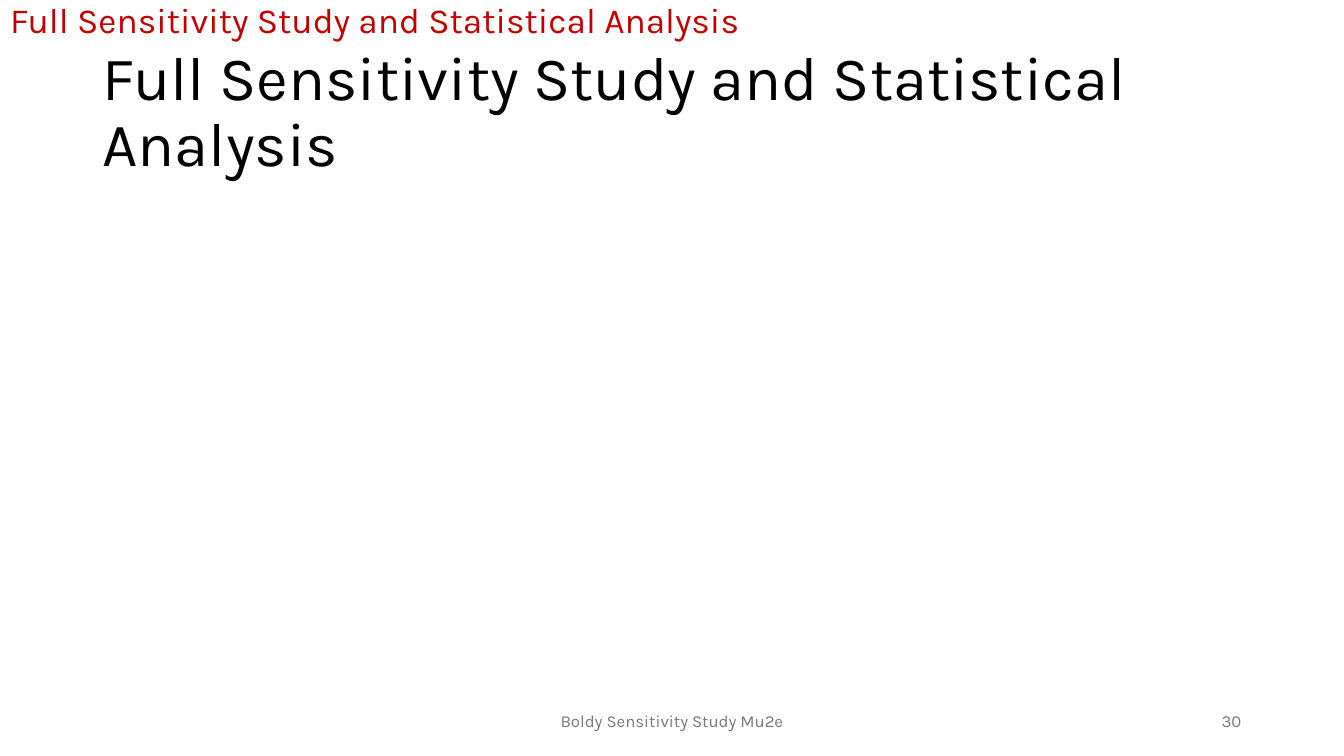
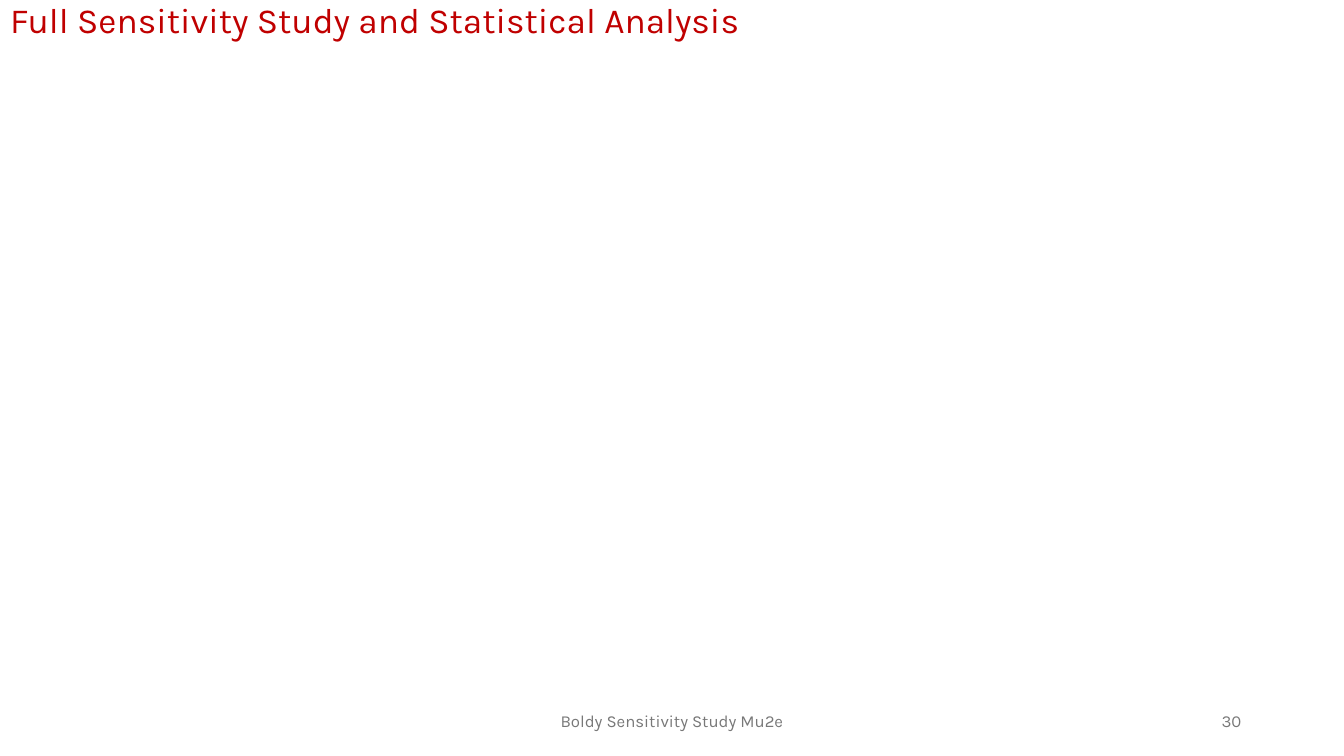
Before and after one commit to andrewboldy/DissertationAndProposalWriting, a slide deck: slide 30 of ProposalWriting/Presentation/BoldyProposalDefense [Autosaved].pptx. Drawn at 1344x756 pixels with LibreOffice and Linux fonts; fonts in the diff are those of the drawing. Boxes give left, top, right and bottom in pixels: in the first picture for what was removed or moved away, otherwise in the second. Text is boxed around its words. In the diff, an @@ line names an element or a change of style, - is before the commit and + after.

```diff
--- a/ProposalWriting/Presentation/BoldyProposalDefense [Autosaved].pptx
+++ b/ProposalWriting/Presentation/BoldyProposalDefense [Autosaved].pptx
@@ title removed at box(102, 57, 1126, 181) @@
-Full Sensitivity Study and Statistical Analysis
```
Also in this commit, not shown: 17 other slides changed, 2 other files.
